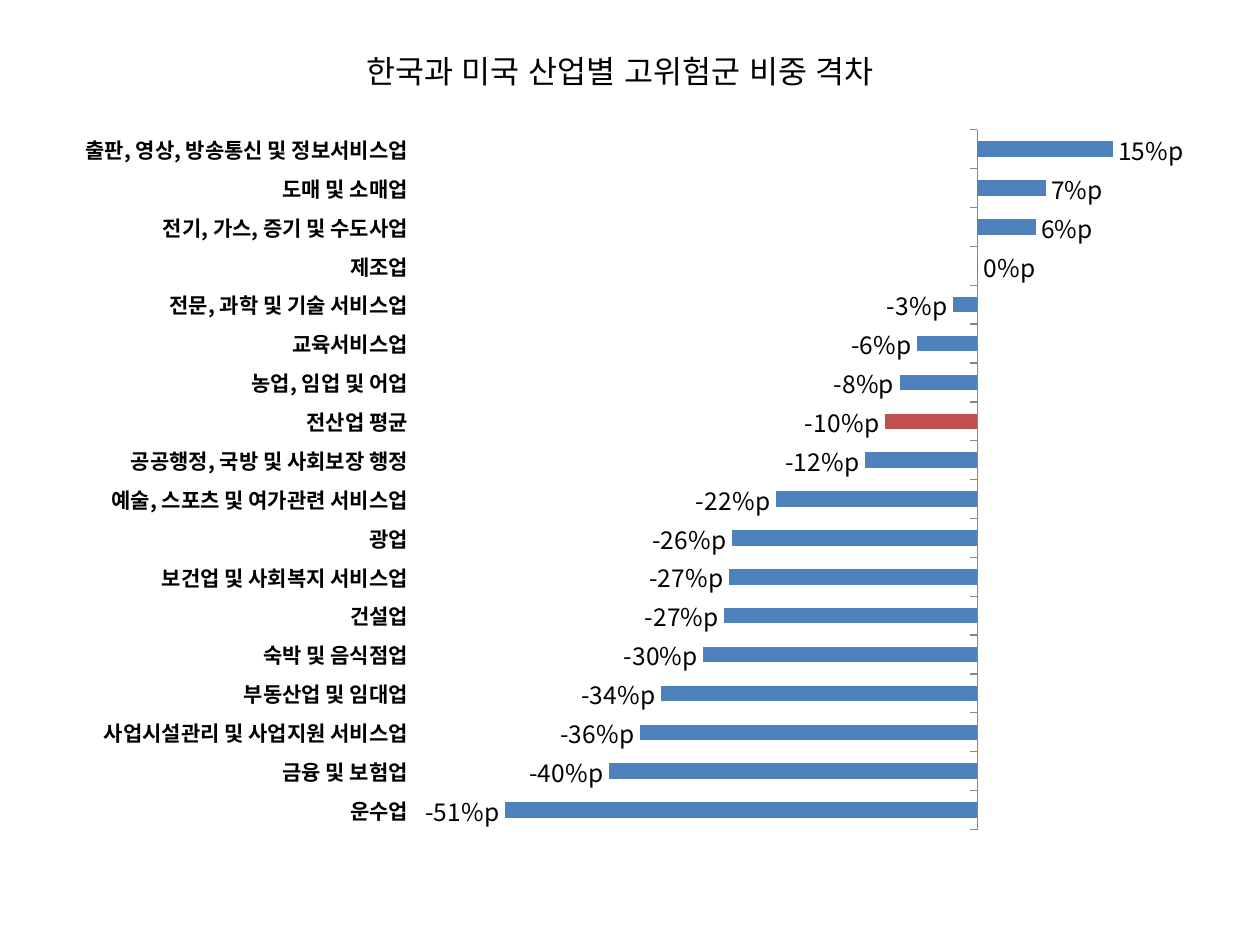
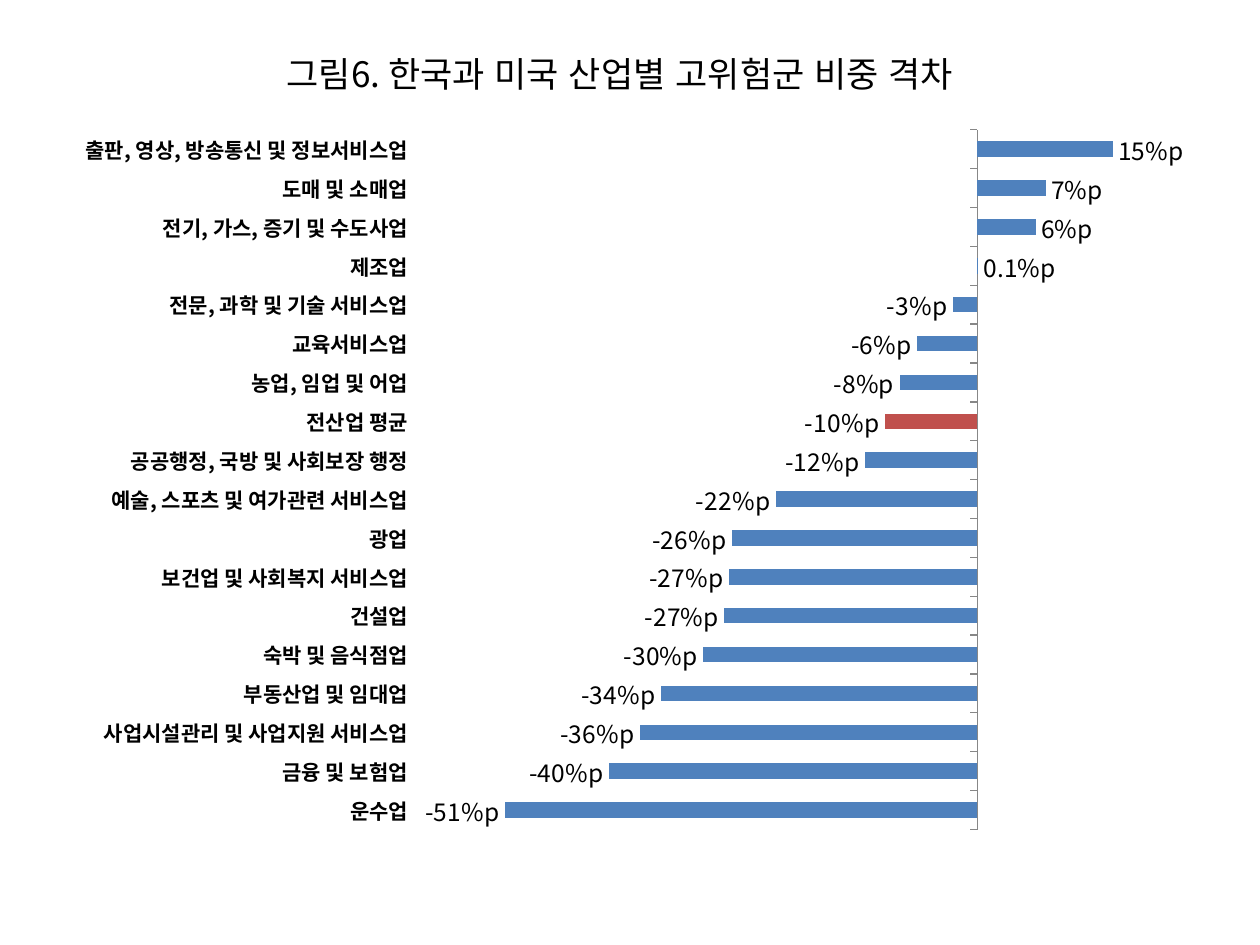
Before and after one commit to externalbrainlab/externalbrainlab.github.io, a slide deck: slide 6 of ppt/차트.pptx (slide 12 before the commit). Drawn at 1260x945 pixels with LibreOffice and Linux fonts; fonts in the diff are those of the drawing. Boxes give left, top, right and bottom in pixels: in the first picture for what was removed or moved away, otherwise in the second. Text is boxed around its words. In the diff, an @@ line names an element or a change of style, - is before the commit and + after.

```diff
--- a/ppt/차트.pptx
+++ b/ppt/차트.pptx
@@ text at [287,57,953,90]: text changed; size 18 to 20 pt @@
-한국과 미국 산업별 고위험군 비중 격차
+그림6. 한국과 미국 산업별 고위험군 비중 격차
@@ bar chart at [63,116,1186,844] @@
@@ data labels of Series 1 changed @@
```
Also in this commit, not shown: 9 other slides changed, 4 slides added, 9 other files.
